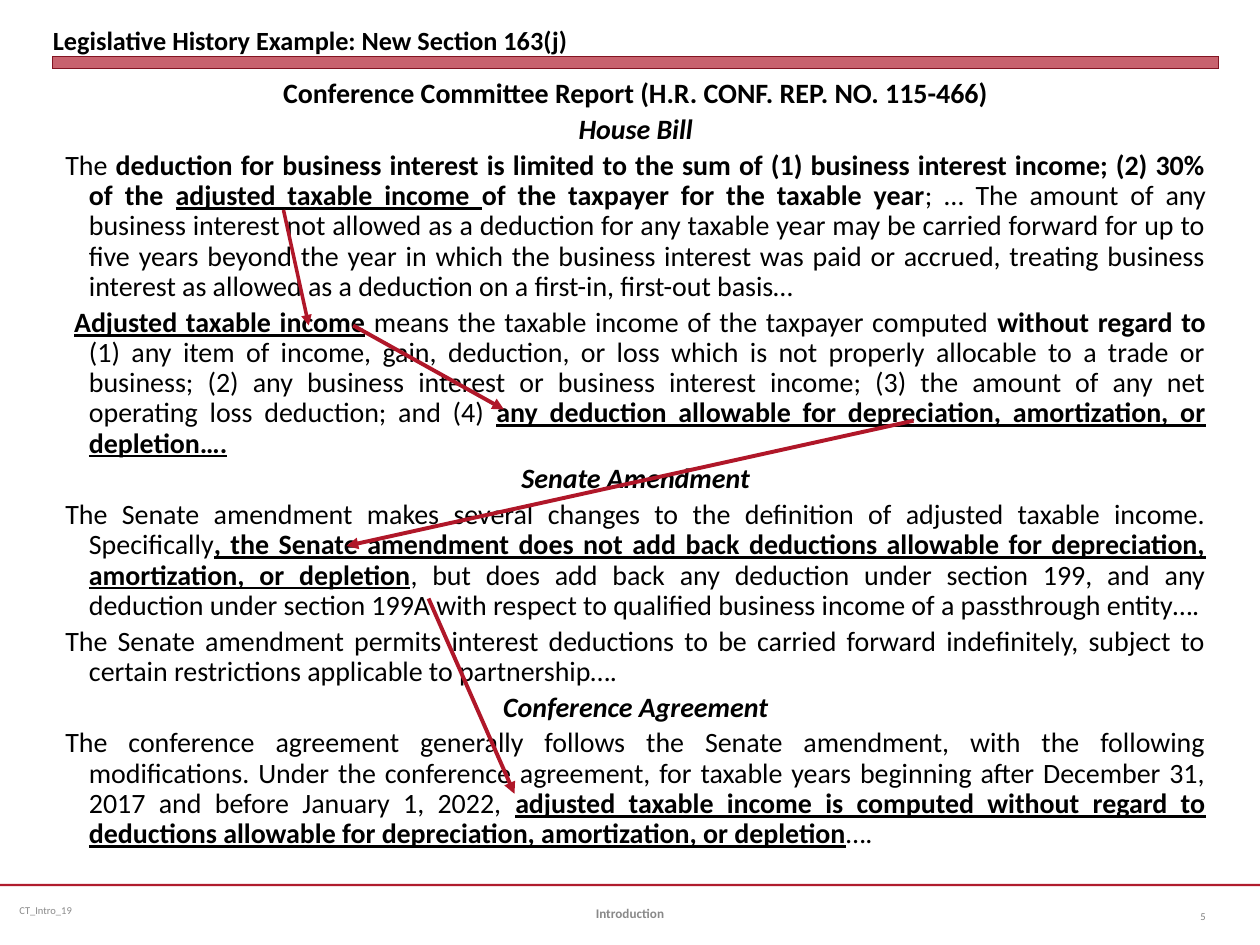
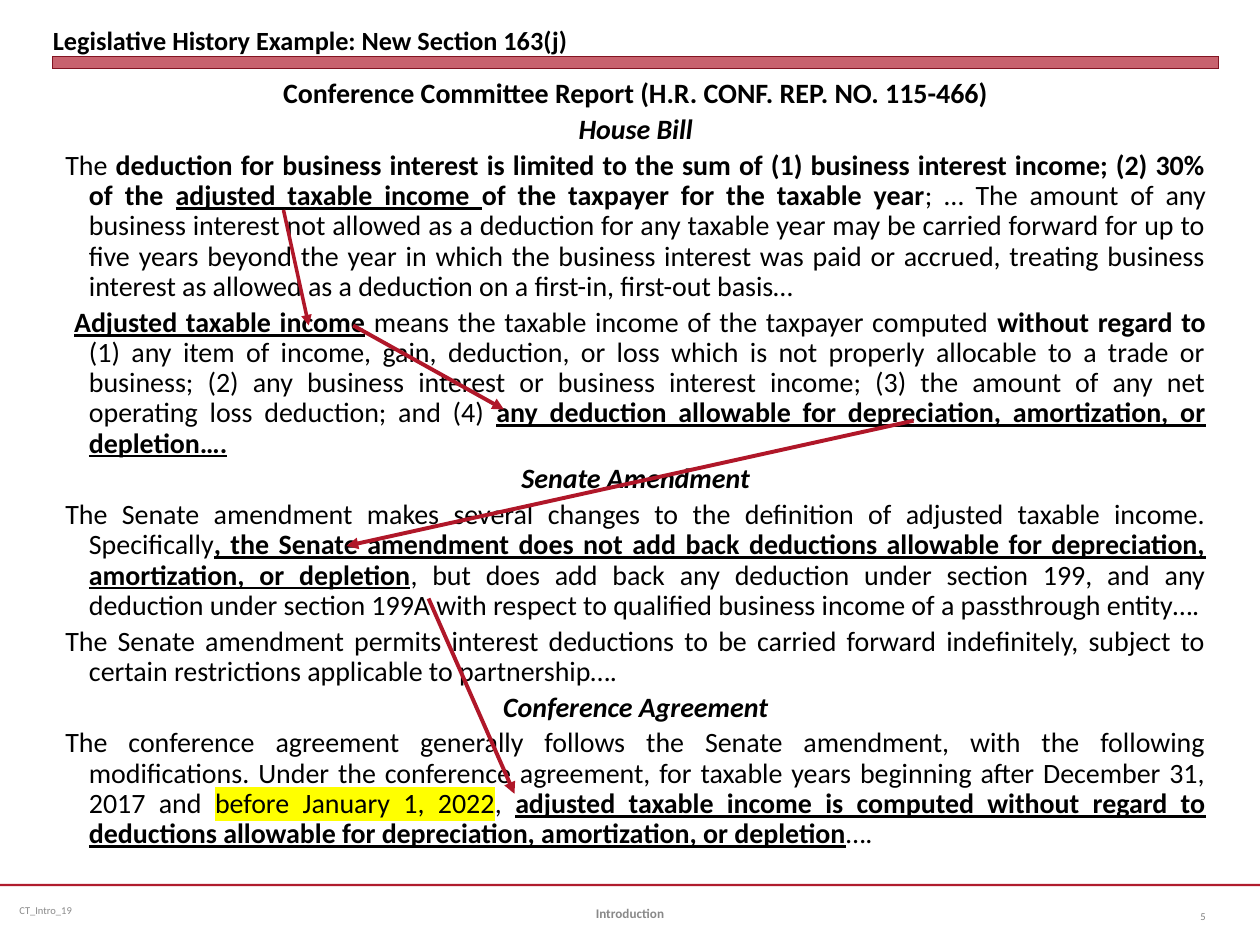
Before and after one commit to jmc877/Partnership-Tax, a slide deck: slide 5 of slides/PSH_Introduction_22.pptx. Drawn at 1260x945 pixels with LibreOffice and Linux fonts; fonts in the diff are those of the drawing. Boxes give left, top, right and bottom in pixels: in the first picture for what was removed or moved away, otherwise in the second. Text is boxed around its words. In the diff, an @@ line names an element or a change of style, - is before the commit and + after.

```diff
--- a/slides/PSH_Introduction_22.pptx
+++ b/slides/PSH_Introduction_22.pptx
@@ text at (65,729,1205,848): highlight none to #FFFF00 in "before January 1, 2022," @@
```
Also in this commit, not shown: 2 other files.
